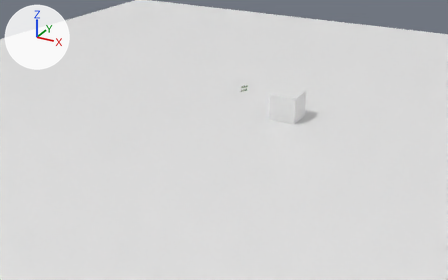
The Blender file blend-files/12.blend: old version first, new version second.
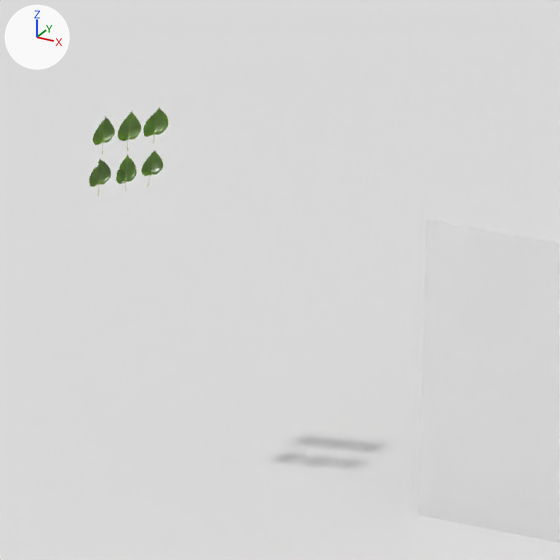
The first picture shows the older version from a camera (50 mm lens) standing at (9.57, -18.91, 8.37) and looking at (-0.15, -1.23, -0.47). The close-ups show both versions on the part from 52% to 63% of the width and 27% to 44% of the height of that picture; other places that the commit changed are outside them. Lighting does not change. The marker at upper left points along +X, +Y and +Z.
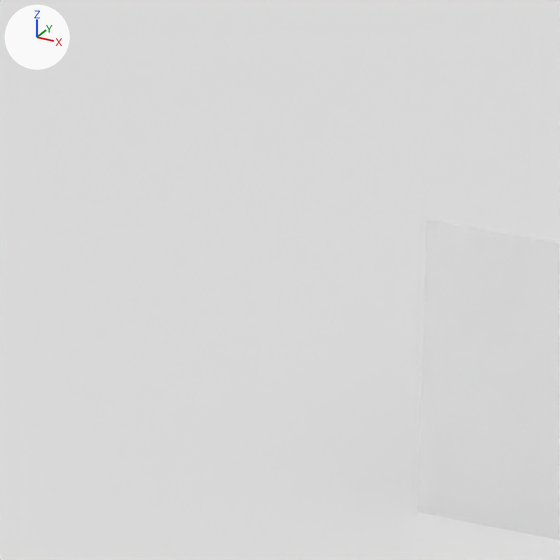
Scene script edits in JSON lines:
```json
{"block": "me_plane_001", "where": "# used by ob_leaf; parent = ob_assets; location = (0.0, 0.0, 0.532); rotation_euler = (0.692, -0.305, 0.114), in degrees (40, -17, 6.5)"}
{"block": "me_plane_001", "where": "# verts and faces of me_plane_001; kept vertices keep their numbers, new ones are numbered from 4"}
{"block": "me_plane_001", "where": "# before: 0 (-1.0, -1.0, 0.0), 1 (1.0, -1.0, 0.0), 2 (-1.0, 1.0, 0.0), 3 (1.0, 1.0, 0.0)"}
{"op": "remove", "block": "me_plane_001", "code": "me_plane_001.from_pydata(...)  # 4 vertices, 1 face; spans x -1.0..1.0, y -1.0..1.0, z 0.0"}
{"op": "add", "block": "me_plane_001", "code": "me_plane_001.from_pydata(...)  # 20 vertices, 12 faces; spans x -0.13..0.15, y -0.02..0.03, z -0.01..0.41"}
{"block": "me_plane_001", "change": "me_plane_001 part 1"}
{"op": "add", "block": "me_plane_001", "code": "delete_vertices([*range(0, 4)])  # with the faces that use them"}
{"block": "me_plane_001", "change": "me_plane_001 part 2: the surface is now shaded smooth"}
{"op": "set", "path": "ob_plane.location", "old": "(0.0, 0.0, 0.0)", "new": "(-0.007, 0.009, 0.009)"}
```

Changed parts and their boxes (x1, y1, x2, y2) in the close-ups (560 x 560 px):
```json
{"object": "Plane", "change": "moved", "before": [0, 0, 560, 560], "after": [0, 0, 560, 560]}
{"part": 1, "of": "me_plane_001", "change": "deleted", "before": [89, 107, 168, 196], "on screen": "green"}
```
